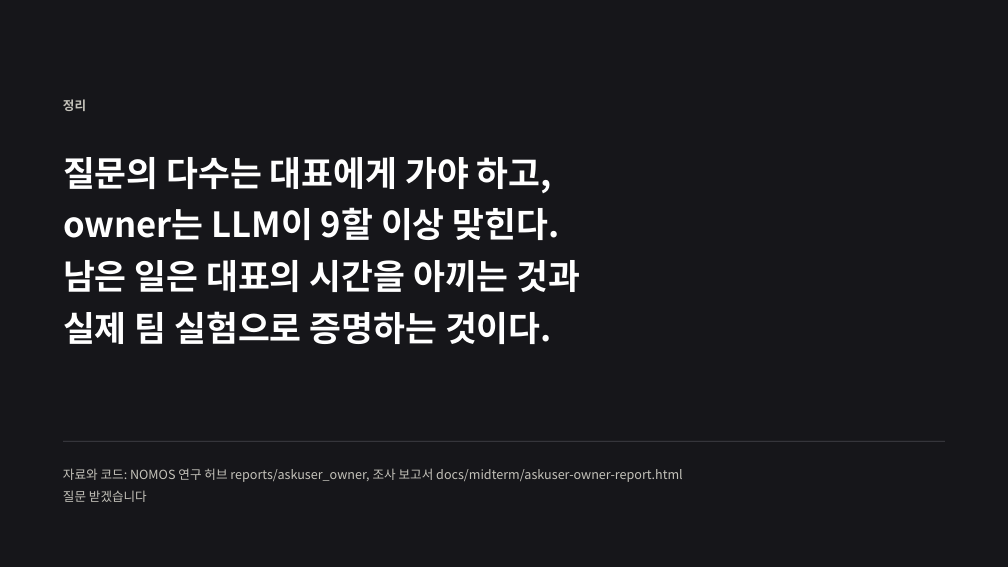
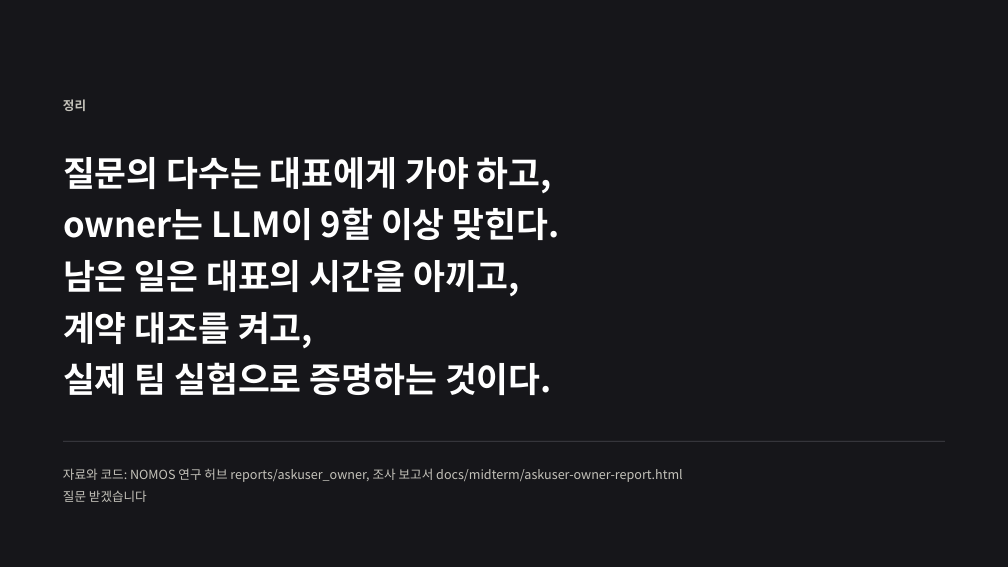
Before and after one commit to Capstone-NOMOS/frontend, a slide deck: slide 15 of docs/midterm/midterm-deck.pptx. Drawn at 1008x567 pixels with LibreOffice and Linux fonts; fonts in the diff are those of the drawing. Boxes give left, top, right and bottom in pixels: in the first picture for what was removed or moved away, otherwise in the second. Text is boxed around its words. In the diff, an @@ line names an element or a change of style, - is before the commit and + after.

```diff
--- a/docs/midterm/midterm-deck.pptx
+++ b/docs/midterm/midterm-deck.pptx
@@ text at [63, 260, 520, 348]: text changed @@
-남은 일은 대표의 시간을 아끼는 것과
+남은 일은 대표의 시간을 아끼고,
+계약 대조를 켜고,
```
Also in this commit, not shown: 3 other files.
